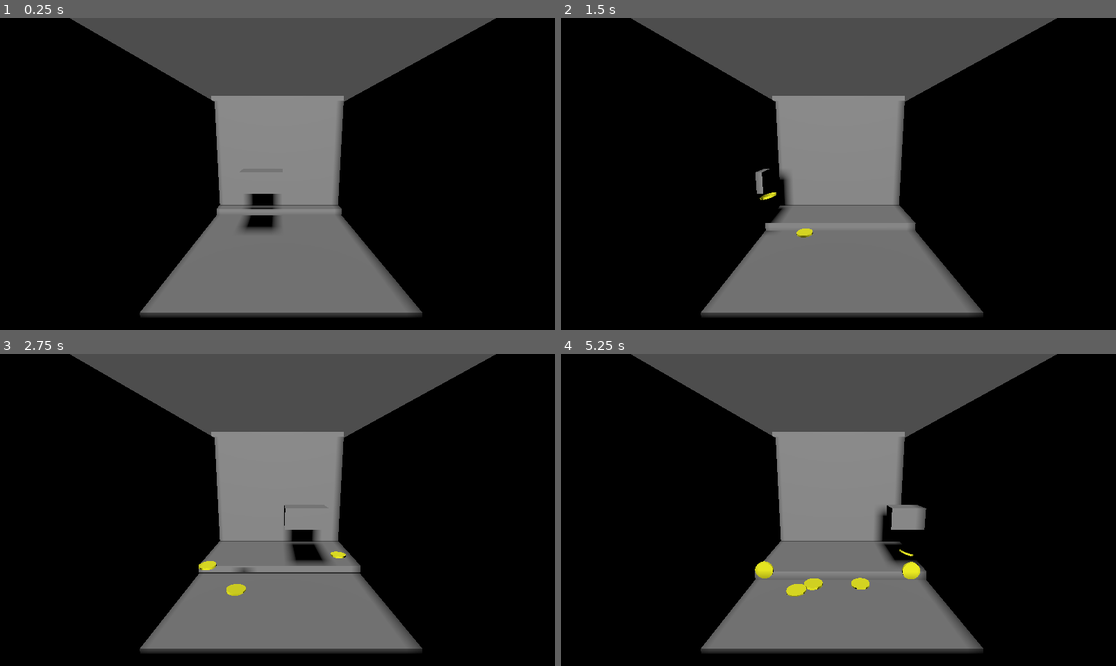
Above: before the commit, frames 1-4 (two rows, left to right).
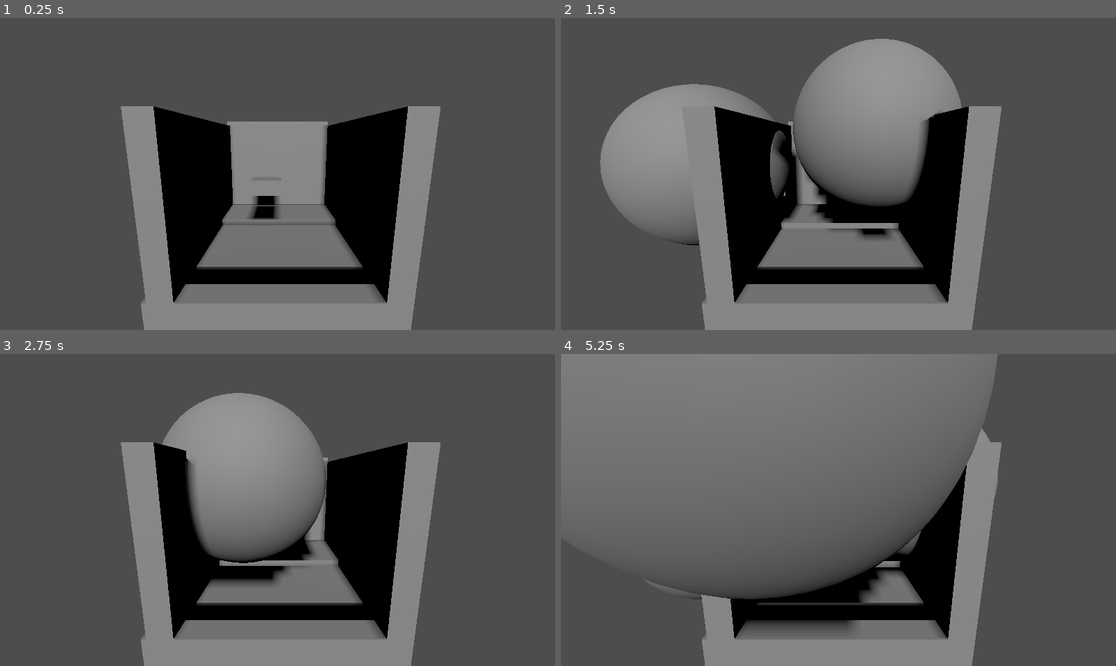
Above: after the commit, the same moments.

Repository: NIT-Tomakomai-2024J/BombCrush
Game: Godot game, scene res://main.tscn
The game is run twice, just before and just after one commit, with the same random seed, the same clock (stepped at 60 frames per second) and the same inputs.
Inputs:
- Up to frame 1 (0.25 s): no input
- Up to frame 2 (1.5 s): hold Space (drop) 0.53-1.28 s; tap Space (drop) at 1.35 s
- Up to frame 3 (2.75 s): hold Space (drop) from 2.03 s (still down)
- Up to frame 4 (5.25 s): release Space (drop) at 2.78 s; tap Space (drop) at 2.85, 4.35 s; hold Space (drop) 3.53-4.28 s; hold Space (drop) from 5.03 s (still down)

The runs differ from the first frame. In frame 1, 66% of the frame differs, in the area x 0-100%, y 0-100%; in frame 2, 72%; in frame 3, 71%; in frame 4, 92%.
Error after the commit: Cannot call method 'create_timer' on a null value. (res://Scripts/bombBehavior.gd:21)

Commit message:
バグって進まん

Diff:
--- a/Scripts/AbstractFallingObject.gd
+++ b/Scripts/AbstractFallingObject.gd
@@ -7,7 +7,7 @@
 func bombed(bombPosition: Vector3) -> void:
 	force = global_position - bombPosition
 	force = force.normalized()
-	apply_force(force * 10, Vector3.ZERO)  # Apply force to the object
+	apply_impulse(force * 10, Vector3.ZERO)  # Apply force to the object
 
 #func _ready():
 	#node.area_entered.connect(_falling)
--- /dev/null
+++ b/Scripts/bombBehavior.gd
@@ -0,0 +1,21 @@
+extends "res://Scripts/AbstractFallingObject.gd"
+
+
+@onready var explosion_area
+func _falling():
+	print("Falling...")
+	queue_free()
+
+func bomb():
+	print("BOOM!")
+	explosion_area = Area3D.new()
+	add_child(explosion_area)
+	if explosion_area == null:
+		print("Area3D node not found!")
+		return
+	for body in explosion_area.get_overlapping_bodies():
+		if body is AbstractFallingObject:
+			body.bombed(global_position)
+
+func _init() -> void:
+	get_tree().create_timer(10).timeout.connect(bomb)
--- a/Scripts/planeBehavior.gd
+++ b/Scripts/planeBehavior.gd
@@ -1,6 +1,8 @@
 extends CharacterBody3D
 
 @export var medal_scene: PackedScene
+@export var bomb_scene: PackedScene
+
 # How fast the player moves in meters per second.
 @export var speed = 0.3
 #0.3
--- a/Scripts/pusherBehavior.gd
+++ b/Scripts/pusherBehavior.gd
@@ -7,5 +7,7 @@
 	time += 1
 	x = time*0.01*PI
 	#目標のglobal_position = 0.3+0.15*cos(x)
-	self.velocity.x = 0.4+(0.45*cos(x) - global_position.x)
+	self.velocity.x = 0.3+(0.15*cos(x) - global_position.x)
 	move_and_slide()
+	#Collisionの形状(BoxShape)
+	#x:0.56 y:0.09 z:0.8
--- /dev/null
+++ b/bomb.tscn
@@ -0,0 +1,26 @@
+[gd_scene load_steps=5 format=3 uid="uid://3jydhyswfg3s"]
+
+[ext_resource type="Script" uid="uid://ivcl13ap7nrf" path="res://Scripts/bombBehavior.gd" id="1_573fp"]
+
+[sub_resource type="SphereShape3D" id="SphereShape3D_j810f"]
+
+[sub_resource type="SphereMesh" id="SphereMesh_573fp"]
+
+[sub_resource type="SphereShape3D" id="SphereShape3D_4fn8o"]
+radius = 1.0
+
+[node name="RigidBody3D" type="RigidBody3D"]
+script = ExtResource("1_573fp")
+
+[node name="CollisionShape3D" type="CollisionShape3D" parent="."]
+shape = SubResource("SphereShape3D_j810f")
+
+[node name="MeshInstance3D" type="MeshInstance3D" parent="CollisionShape3D"]
+mesh = SubResource("SphereMesh_573fp")
+
+[node name="Area3D" type="Area3D" parent="."]
+
+[node name="CollisionShape3D" type="CollisionShape3D" parent="Area3D"]
+shape = SubResource("SphereShape3D_4fn8o")
+
+[node name="Timer" type="Timer" parent="."]
--- a/main.tscn
+++ b/main.tscn
@@ -1,8 +1,8 @@
-[gd_scene load_steps=17 format=3 uid="uid://b53v8a7mhfm0g"]
+[gd_scene load_steps=18 format=3 uid="uid://b53v8a7mhfm0g"]
 
 [ext_resource type="Script" uid="uid://vo6sbvar0kto" path="res://Scripts/planeBehavior.gd" id="1_ig7tw"]
 [ext_resource type="Script" uid="uid://q1lhtxpso7je" path="res://Scripts/pusherBehavior.gd" id="2_0xm2m"]
-[ext_resource type="PackedScene" uid="uid://dt0ojg5lmad3i" path="res://medal.tscn" id="2_h2yge"]
+[ext_resource type="PackedScene" uid="uid://3jydhyswfg3s" path="res://bomb.tscn" id="2_h2yge"]
 
 [sub_resource type="BoxShape3D" id="BoxShape3D_7dm0k"]
 resource_name = "ground"
@@ -24,10 +24,13 @@
 size = Vector3(0.1, 0.1, 0.2)
 
 [sub_resource type="BoxShape3D" id="BoxShape3D_h2yge"]
-size = Vector3(0.52, 0.09, 0.8)
+size = Vector3(0.56, 0.09, 0.8)
 
 [sub_resource type="BoxMesh" id="BoxMesh_1bvp3"]
-size = Vector3(0.5, 0.07, 0.8)
+size = Vector3(0.54, 0.07, 0.8)
+
+[sub_resource type="BoxShape3D" id="BoxShape3D_7mycd"]
+size = Vector3(0.05, 0.05, 0.8)
 
 [sub_resource type="BoxShape3D" id="BoxShape3D_1bvp3"]
 size = Vector3(0.09, 1, 0.8)
@@ -41,7 +44,7 @@
 size = Vector3(1.2, 1, 0.25)
 
 [sub_resource type="BoxMesh" id="BoxMesh_ig7tw"]
-size = Vector3(1.5, 1, 0.1)
+size = Vector3(1.232, 1, 0.1)
 
 [node name="Node3D" type="Node3D"]
 
@@ -65,7 +68,7 @@
 mesh = SubResource("BoxMesh_7mycd")
 
 [node name="Camera3D" type="Camera3D" parent="."]
-transform = Transform3D(-4.37114e-08, 0.173648, -0.984807, 0, 0.984807, 0.173648, 1, 7.5904e-09, -4.30473e-08, -0.885, 0.749, 0)
+transform = Transform3D(-4.37114e-08, 0.173648, -0.984807, 0, 0.984807, 0.173648, 1, 7.5904e-09, -4.30473e-08, -1.265, 0.869, 0)
 
 [node name="DirectionalLight3D" type="DirectionalLight3D" parent="."]
 transform = Transform3D(-4.37114e-08, 0.580703, -0.814116, 0, 0.814116, 0.580703, 1, 2.53833e-08, -3.55861e-08, 0, 0.945, 0)
@@ -91,7 +94,7 @@
 shape = SubResource("BoxShape3D_ig7tw")
 
 [node name="Pusher" type="CharacterBody3D" parent="."]
-transform = Transform3D(1, 0, 0, 0, 1, 0, 0, 0, 1, 0.5, 0.28, 0)
+transform = Transform3D(1, 0, 0, 0, 1, 0, 0, 0, 1, 0.3, 0.28, 0)
 collision_mask = 0
 script = ExtResource("2_0xm2m")
 
@@ -101,6 +104,10 @@
 [node name="MeshInstance3D" type="MeshInstance3D" parent="Pusher/CollisionShape3D"]
 mesh = SubResource("BoxMesh_1bvp3")
 skeleton = NodePath("../..")
+
+[node name="CollisionShape3D2" type="CollisionShape3D" parent="Pusher"]
+transform = Transform3D(0.70710677, -0.70710677, 0, 0.70710677, 0.70710677, 0, 0, 0, 1, -0.445, 0, 0)
+shape = SubResource("BoxShape3D_7mycd")
 
 [node name="walls" type="StaticBody3D" parent="."]
 transform = Transform3D(1, 0, 0, 0, 1, 0, 0, 0, 1, 0.425, 0.5, 0)
Not shown, added: Scripts/bomb.gd.uid
Not shown, added: Scripts/bombBehavior.gd.uid
